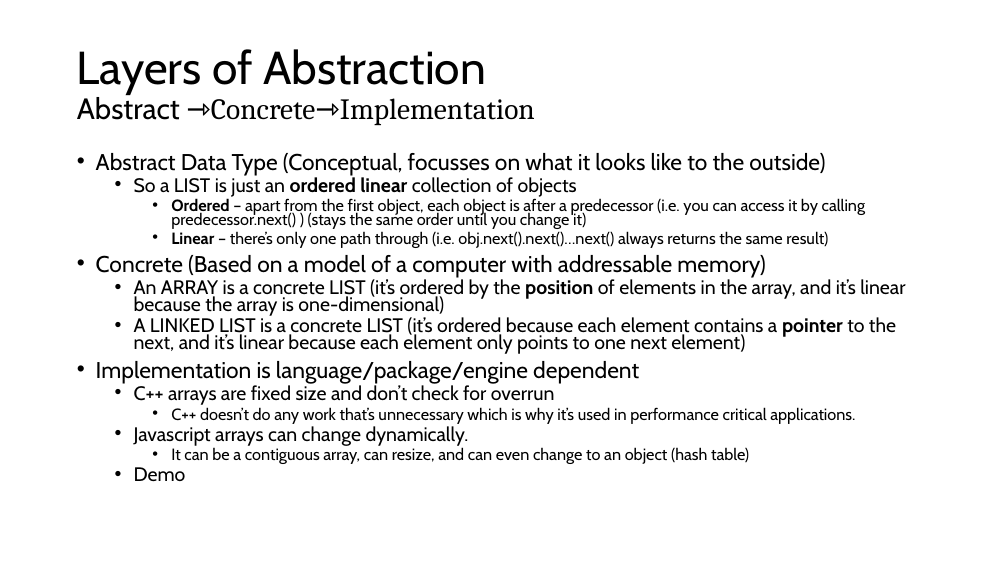
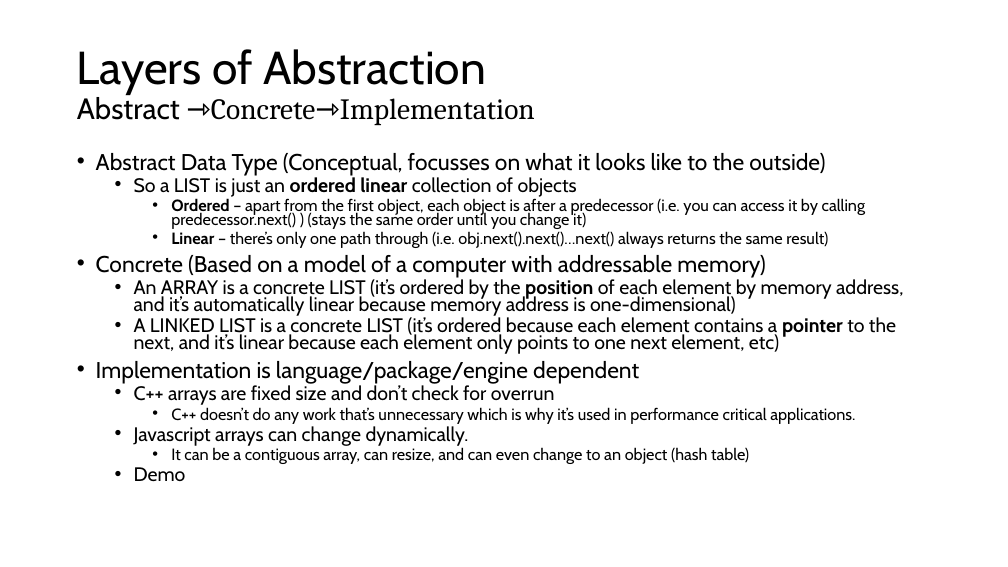
Before and after one commit to wai-t/CompSci, a slide deck: slide 36 of ComputerScience/Data_structures/Data Structures.pptx (slide 35 before the commit). Drawn at 1008x567 pixels with LibreOffice and Linux fonts; fonts in the diff are those of the drawing. Boxes give left, top, right and bottom in pixels: in the first picture for what was removed or moved away, otherwise in the second. Text is boxed around its words. In the diff, an @@ line names an element or a change of style, - is before the commit and + after.

```diff
--- a/ComputerScience/Data_structures/Data Structures.pptx
+++ b/ComputerScience/Data_structures/Data Structures.pptx
@@ text at [134,279,903,354]: text changed @@
-  • An ARRAY is a concrete LIST (it’s ordered by the position of elements in the array, and it’s linear because the array is one-dimensional)
-  • A LINKED LIST is a concrete LIST (it’s ordered because each element contains a pointer to the next, and it’s linear because each element only points to one next element)
+  • An ARRAY is a concrete LIST (it’s ordered by the position of each element by memory address, and it’s automatically linear because memory address is one-dimensional)
+  • A LINKED LIST is a concrete LIST (it’s ordered because each element contains a pointer to the next, and it’s linear because each element only points to one next element, etc)
```
Also in this commit, not shown: 5 other slides changed, 1 slide added.
